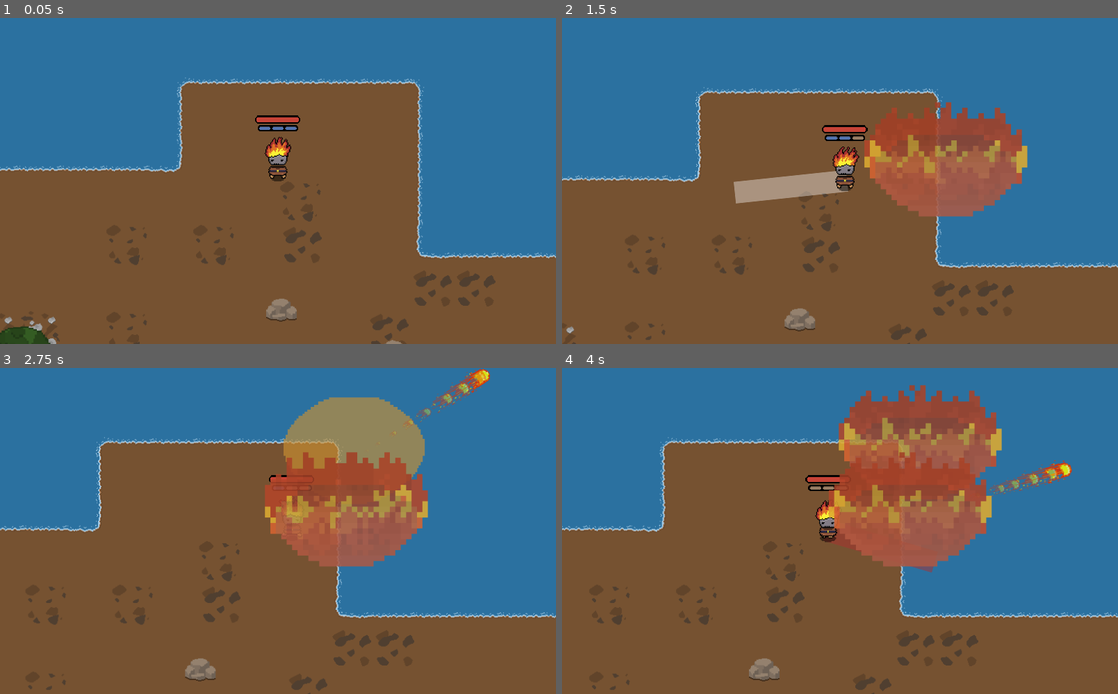
Above: before the commit, frames 1-4 (two rows, left to right).
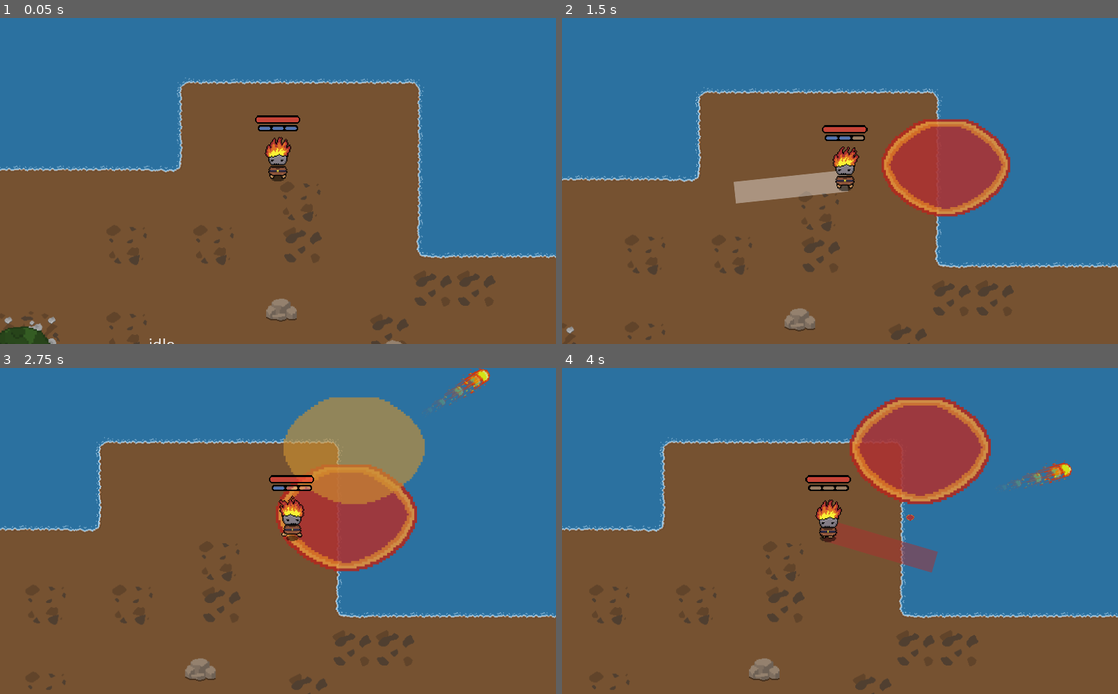
Above: after the commit, the same moments.

Repository: dephiloper/stay-alive
Game: Godot game, scene res://scenes/Game.tscn
Two runs of this game, one before a commit and one after it. Both use one fixed random seed, a clock stepped at 60 frames per second and the inputs below.
Inputs (mouse positions are in pixels of both pictures, inside the frame that each line leads up to):
- Up to frame 1 (0.05 s): no input
- Up to frame 2 (1.5 s): move the mouse to (962, 164) at 0.52 s; hold D (right) 0.53-1.25 s; hold Right mouse button (special) 0.53-1.25 s; click (962, 164) at 0.67 s; drag from (728, 197) to (856, 171) at 1.27 s
- Up to frame 3 (2.75 s): move the mouse to (333, 459) at 2.02 s; hold D (right) from 2.03 s (still down); hold Right mouse button (special) from 2.03 s (still down)
- Up to frame 4 (4 s): release D (right) at 2.75 s; release Right mouse button (special) at 2.75 s; drag from (812, 596) to (906, 511) at 2.77 s; move the mouse to (1006, 579) at 3.52 s; press the mouse at (1006, 579) at 3.53 s; hold A (left) from 3.53 s (still down); right-click (1006, 579) at 3.8 s

The runs differ from the first frame. In frame 1, less than 0.1% of the frame differs, in the area x 26-32%, y 98-100%; in frame 2, 6.8%; in frame 3, 8.1%; in frame 4, 11%, in the area x 48-92%, y 5-61%.

Commit message:
modified blob movement

Diff:
--- a/project.godot
+++ b/project.godot
@@ -65,6 +65,11 @@
 "events": [ Object(InputEventMouseButton,"resource_local_to_scene":false,"resource_name":"","device":0,"alt":false,"shi …(212 unchanged characters)…
  ]
 }
+debug={
+"deadzone": 0.5,
+"events": [ Object(InputEventKey,"resource_local_to_scene":false,"resource_name":"","device":0,"alt":false,"shift":false,"control":false,"meta":false,"command":false,"pressed":false,"scancode":32,"unicode":0,"echo":false,"script":null)
+ ]
+}
 
 [input_devices]
 
--- a/scenes/Blob.tscn
+++ b/scenes/Blob.tscn
@@ -1,9 +1,10 @@
-[gd_scene load_steps=7 format=2]
+[gd_scene load_steps=8 format=2]
 
 [ext_resource path="res://img/blob/enemy1.png" type="Texture" id=1]
 [ext_resource path="res://img/blob/enemy0.png" type="Texture" id=2]
 [ext_resource path="res://img/blob/enemy2.png" type="Texture" id=3]
 [ext_resource path="res://scripts/Blob.gd" type="Script" id=4]
+[ext_resource path="res://img/trees/tree-shadow.png" type="Texture" id=5]
 
 [sub_resource type="SpriteFrames" id=1]
 animations = [ {
@@ -13,22 +14,39 @@
 "speed": 3.0
 } ]
 
-[sub_resource type="CircleShape2D" id=2]
-radius = 17.375
+[sub_resource type="CapsuleShape2D" id=2]
+radius = 23.3572
+height = 12.009
 
 [node name="Blob" type="KinematicBody2D"]
 collision_layer = 2
-collision_mask = 5
+collision_mask = 13
 script = ExtResource( 4 )
 
+[node name="Label" type="Label" parent="."]
+margin_left = -37.0281
+margin_top = -64.7895
+margin_right = 36.9719
+margin_bottom = -39.7895
+text = "charge"
+align = 1
+valign = 1
+__meta__ = {
+"_edit_use_anchors_": false
+}
+
+[node name="Shadow" type="Sprite" parent="."]
+position = Vector2( 0, -20 )
+scale = Vector2( 0.6, 0.6 )
+texture = ExtResource( 5 )
+
 [node name="AnimatedSprite" type="AnimatedSprite" parent="."]
-scale = Vector2( 0.12, 0.12 )
+scale = Vector2( 0.15, 0.15 )
 frames = SubResource( 1 )
-frame = 2
-playing = true
 
 [node name="CollisionShape2D" type="CollisionShape2D" parent="."]
-position = Vector2( 0, 5 )
 shape = SubResource( 2 )
 
 [node name="DamageTween" type="Tween" parent="."]
+
+[node name="JumpTween" type="Tween" parent="."]
--- a/scenes/FireAttack.tscn
+++ b/scenes/FireAttack.tscn
@@ -17,12 +17,25 @@
 radius = 11.5567
 height = 17.1532
 
-[sub_resource type="Curve" id=4]
-_data = [ Vector2( 0, 1 ), 0.0, 0.0, 0, 0, Vector2( 0.869565, 0.190909 ), 0.0, 0.0, 0, 0 ]
+[sub_resource type="Gradient" id=4]
+colors = PoolColorArray( 1, 1, 1, 0.501961, 1, 1, 1, 0 )
 
-[sub_resource type="Gradient" id=3]
-offsets = PoolRealArray( 0.186335, 0.984472 )
-colors = PoolColorArray( 1, 1, 1, 0.501961, 1, 1, 1, 0 )
+[sub_resource type="GradientTexture" id=5]
+gradient = SubResource( 4 )
+
+[sub_resource type="Curve" id=6]
+_data = [ Vector2( 0, 1 ), 0.0, 0.0, 0, 0, Vector2( 1, 0.406818 ), 0.0, 0.0, 0, 0 ]
+
+[sub_resource type="CurveTexture" id=7]
+curve = SubResource( 6 )
+
+[sub_resource type="ParticlesMaterial" id=3]
+flag_disable_z = true
+gravity = Vector3( 0, 0, 0 )
+orbit_velocity = 0.0
+orbit_velocity_random = 0.0
+scale_curve = SubResource( 7 )
+color_ramp = SubResource( 5 )
 
 [node name="FireSpecial" type="KinematicBody2D"]
 collision_layer = 8
@@ -32,7 +45,7 @@
 [node name="AnimatedSprite" type="AnimatedSprite" parent="."]
 modulate = Color( 1, 1, 1, 0.878431 )
 frames = SubResource( 1 )
-frame = 1
+frame = 2
 playing = true
 
 [node name="CollisionShape2D" type="CollisionShape2D" parent="."]
@@ -42,13 +55,10 @@
 
 [node name="VisibilityNotifier2D" type="VisibilityNotifier2D" parent="."]
 
-[node name="Particles2D" type="CPUParticles2D" parent="."]
-emitting = false
-lifetime = 0.8
-speed_scale = 1.5
-randomness = 0.5
+[node name="Particles2D" type="Particles2D" parent="."]
+amount = 4
+lifetime = 0.5
+speed_scale = 2.0
 local_coords = false
+process_material = SubResource( 3 )
 texture = ExtResource( 2 )
-gravity = Vector2( 0, 0 )
-scale_amount_curve = SubResource( 4 )
-color_ramp = SubResource( 3 )
--- a/scenes/FireSpecial.tscn
+++ b/scenes/FireSpecial.tscn
@@ -1,45 +1,51 @@
-[gd_scene load_steps=9 format=2]
+[gd_scene load_steps=5 format=2]
 
 [ext_resource path="res://scripts/FireSpecial.gd" type="Script" id=1]
-[ext_resource path="res://img/attacks/fire-special2.png" type="Texture" id=2]
-[ext_resource path="res://img/attacks/fire-special3.png" type="Texture" id=3]
-[ext_resource path="res://img/attacks/fire-special4.png" type="Texture" id=4]
-[ext_resource path="res://img/attacks/fire-special1.png" type="Texture" id=5]
-[ext_resource path="res://img/attacks/fire-special5.png" type="Texture" id=6]
-
+[ext_resource path="res://img/attacks/fire-special.png" type="Texture" id=2]
 
 [sub_resource type="SpriteFrames" id=1]
 animations = [ {
-"frames": [ ExtResource( 5 ), ExtResource( 2 ), ExtResource( 3 ), ExtResource( 4 ), ExtResource( 6 ) ],
+"frames": [ ExtResource( 2 ) ],
 "loop": true,
 "name": "default",
 "speed": 10.0
 } ]
 
 [sub_resource type="CapsuleShape2D" id=2]
-radius = 86.3105
-height = 88.3234
+radius = 78.3497
+height = 54.6479
 
 [node name="FireSpecial" type="Area2D"]
+collision_layer = 8
+collision_mask = 2
 script = ExtResource( 1 )
 
 [node name="AnimatedSprite" type="AnimatedSprite" parent="."]
 modulate = Color( 1, 1, 1, 0.878431 )
-position = Vector2( 0, -60 )
+z_index = -1
 frames = SubResource( 1 )
-frame = 4
 playing = true
 
 [node name="CollisionShape2D" type="CollisionShape2D" parent="."]
-position = Vector2( 0, -70 )
 rotation = 1.5708
 shape = SubResource( 2 )
 
 [node name="VisibilityNotifier2D" type="VisibilityNotifier2D" parent="."]
-rect = Rect2( -130, -157, 260, 175 )
+rect = Rect2( -100, -75, 200, 150 )
 
-[node name="Timer" type="Timer" parent="."]
-wait_time = 3.0
+[node name="ActiveTimer" type="Timer" parent="."]
+wait_time = 2.0
 one_shot = true
-autostart = true
-[connection signal="timeout" from="Timer" to="." method="_on_Timer_timeout"]
+
+[node name="DamageIntervalTimer" type="Timer" parent="."]
+wait_time = 0.5
+
+[node name="AppearTween" type="Tween" parent="."]
+
+[node name="DisappearTween" type="Tween" parent="."]
+[connection signal="body_entered" from="." to="." method="_on_FireSpecial_body_entered"]
+[connection signal="body_exited" from="." to="." method="_on_FireSpecial_body_exited"]
+[connection signal="timeout" from="ActiveTimer" to="." method="_on_ActiveTimer_timeout"]
+[connection signal="timeout" from="DamageIntervalTimer" to="." method="_on_DamageIntervalTimer_timeout"]
+[connection signal="tween_completed" from="AppearTween" to="." method="_on_AppearTween_tween_completed"]
+[connection signal="tween_completed" from="DisappearTween" to="." method="_on_DisappearTween_tween_completed"]
--- a/scenes/Game.tscn
+++ b/scenes/Game.tscn
@@ -27,6 +27,7 @@
 [ext_resource path="res://img/water/water04.png" type="Texture" id=25]
 [ext_resource path="res://img/buttons/attack.png" type="Texture" id=26]
 [ext_resource path="res://img/water/water00.png" type="Texture" id=27]
+[ext_resource path="res://scenes/Blob.tscn" type="PackedScene" id=28]
 [ext_resource path="res://img/water/water12.png" type="Texture" id=35]
 [ext_resource path="res://img/water/water03.png" type="Texture" id=36]
 [ext_resource path="res://img/water/water02.png" type="Texture" id=37]
@@ -592,14 +593,14 @@
 format = 1
 tile_data = PoolIntArray( -1376272, 18, 0, -1376271, 18, 0, -1376270, 18, 0, -1376269, 18, 0, -1376268, 18, 0, -1376267 …(44036 unchanged characters)…
 
-[node name="SpawnTimer" type="Timer" parent="."]
-wait_time = 3.0
-
 [node name="YSort" type="YSort" parent="."]
 position = Vector2( 1, 0 )
 
 [node name="Player" parent="YSort" instance=ExtResource( 2 )]
 position = Vector2( 510.586, 282.975 )
+
+[node name="Blob" parent="YSort" instance=ExtResource( 28 )]
+position = Vector2( 339.998, 592.915 )
 
 [node name="Tree" parent="YSort" instance=ExtResource( 12 )]
 position = Vector2( -6.06046, 788.4 )
@@ -647,13 +648,12 @@
 position = Vector2( 516.324, 488.565 )
 [connection signal="direction_change" from="UI/MovementJoystick" to="YSort/Player" method="_on_MovementJoystick_direction_change"]
 [connection signal="direction_change" from="UI/AttackJoystick" to="YSort/Player" method="_on_AttackJoystick_direction_change"]
+[connection signal="stick_pressed" from="UI/AttackJoystick" to="UI/SpecialJoystick" method="_on_Neighbor_Joystick_stick_pressed"]
 [connection signal="stick_pressed" from="UI/AttackJoystick" to="YSort/Player" method="_on_AttackJoystick_stick_pressed"]
-[connection signal="stick_pressed" from="UI/AttackJoystick" to="UI/SpecialJoystick" method="_on_Neighbor_Joystick_stick_pressed"]
+[connection signal="stick_released" from="UI/AttackJoystick" to="UI/SpecialJoystick" method="_on_Neighbor_Joystick_stick_released"]
 [connection signal="stick_released" from="UI/AttackJoystick" to="YSort/Player" method="_on_AttackJoystick_stick_released"]
-[connection signal="stick_released" from="UI/AttackJoystick" to="UI/SpecialJoystick" method="_on_Neighbor_Joystick_stick_released"]
 [connection signal="direction_change" from="UI/SpecialJoystick" to="YSort/Player" method="_on_SpecialJoystick_direction_change"]
 [connection signal="stick_pressed" from="UI/SpecialJoystick" to="UI/AttackJoystick" method="_on_Neighbor_Joystick_stick_pressed"]
 [connection signal="stick_pressed" from="UI/SpecialJoystick" to="YSort/Player" method="_on_SpecialJoystick_stick_pressed"]
 [connection signal="stick_released" from="UI/SpecialJoystick" to="UI/AttackJoystick" method="_on_Neighbor_Joystick_stick_released"]
 [connection signal="stick_released" from="UI/SpecialJoystick" to="YSort/Player" method="_on_SpecialJoystick_stick_released"]
-[connection signal="timeout" from="SpawnTimer" to="." method="_on_SpawnTimer_timeout"]
--- /dev/null
+++ b/scenes/HitEffect.tscn
@@ -0,0 +1,47 @@
+[gd_scene load_steps=7 format=2]
+
+[ext_resource path="res://scripts/HitEffect.gd" type="Script" id=1]
+
+[sub_resource type="Gradient" id=2]
+offsets = PoolRealArray( 0.00763359, 1 )
+colors = PoolColorArray( 0.833984, 0.778132, 0.184063, 1, 0.810547, 0.173133, 0.0585747, 1 )
+
+[sub_resource type="GradientTexture" id=3]
+gradient = SubResource( 2 )
+
+[sub_resource type="Curve" id=4]
+_data = [ Vector2( 0, 0.325 ), 0.0, 0.0, 0, 0, Vector2( 0.74026, 1 ), 0.0, 0.0, 0, 0 ]
+
+[sub_resource type="CurveTexture" id=5]
+curve = SubResource( 4 )
+
+[sub_resource type="ParticlesMaterial" id=1]
+lifetime_randomness = 0.76
+emission_shape = 1
+emission_sphere_radius = 5.0
+flag_disable_z = true
+spread = 60.0
+gravity = Vector3( 0, 0, 0 )
+initial_velocity = 90.0
+orbit_velocity = 0.0
+orbit_velocity_random = 0.0
+linear_accel = -60.0
+linear_accel_random = 0.7
+damping = 50.0
+damping_random = 0.69
+scale = 4.0
+scale_curve = SubResource( 5 )
+color_ramp = SubResource( 3 )
+
+[node name="HitEffect" type="Particles2D"]
+amount = 100
+lifetime = 0.35
+speed_scale = 1.5
+explosiveness = 0.73
+randomness = 1.0
+process_material = SubResource( 1 )
+script = ExtResource( 1 )
+
+[node name="Timer" type="Timer" parent="."]
+wait_time = 0.4
+[connection signal="timeout" from="Timer" to="." method="_on_Timer_timeout"]
--- a/scenes/Player.tscn
+++ b/scenes/Player.tscn
@@ -80,7 +80,6 @@
 margin_bottom = -66.0
 rect_scale = Vector2( 0.6, 0.6 )
 value = 50.0
-tint_under = Color( 1, 1, 1, 0.25098 )
 tint_progress = Color( 0.968627, 0.0392157, 0.0392157, 0.501961 )
 
 [node name="StaminaBar" parent="UI" instance=ExtResource( 33 )]
@@ -94,7 +93,6 @@
 rect_pivot_offset = Vector2( 50, 8 )
 value = 33.0
 texture_over = ExtResource( 34 )
-tint_under = Color( 1, 1, 1, 0.25098 )
 tint_progress = Color( 0.0537262, 0.416498, 0.982422, 0.501961 )
 
 [node name="StaminaTimer" type="Timer" parent="."]
--- a/scripts/Blob.gd
+++ b/scripts/Blob.gd
@@ -1,29 +1,110 @@
 extends KinematicBody2D
 
-const SPEED: int = 60
+enum State { IDLE, CHARGE, JUMP, LAND }
+
 const DAMAGE: int = 20
+const AGGRO_TIME: float = 4.0
+
+var _health: float = 200
+var _recently_hit: bool = false
+var _state = State.IDLE
+
+#physics
 var _velocity: Vector2 = Vector2.ZERO
-var _health: float = 40
+var _jump_start: Vector2 = Vector2.ZERO
+var _target: Vector2 = Vector2.ZERO
+
+# jump physics
+const HEIGHT: float = 150.0
+const JUMP_DURATION: float = 0.8
+
+var _gravity: float = 0.0
+var _jump_speed: float = 0.0
+var _time_passed: float = 0.0
+var _last_hit_time: float = 0.0
+var _jumping = false
 
 func hit(damage: int, force: Vector2 = Vector2.ZERO) -> void:
 	if _health - damage > 0:
 		_health -= damage
-		$DamageTween.interpolate_property(self, "scale", Vector2(0.5, 0.5), Vector2(1, 1), 0.5, Tween.TRANS_ELASTIC, Tween.EASE_OUT)
+		$DamageTween.interpolate_property(self, "scale", Vector2(0.7, 0.7), Vector2(1, 1), 0.5, Tween.TRANS_ELASTIC, Tween.EASE_OUT)
 		$DamageTween.interpolate_property($AnimatedSprite, "modulate", Color(0.7, 1, 0.7, 1), Color(1, 1, 1, 1), 0.3, Tween.TRANS_LINEAR, Tween.EASE_OUT)
 		_velocity += force * 12
 		$DamageTween.start()
+		_recently_hit = true
 	else:
 		queue_free()
 
+func _init() -> void:
+	add_to_group("Enemy")
+
+func _idle() -> void:
+	$AnimatedSprite.play("default")
+
+func _charge() -> void:
+	$AnimatedSprite.stop()
+	$AnimatedSprite.frame = 1
+	_gravity = 8 * HEIGHT / (pow(JUMP_DURATION, 2))
+	_jump_speed = sqrt(2 * HEIGHT * _gravity)
+
+func _jump() -> void:
+	$AnimatedSprite.frame = 0
+	$CollisionShape2D.disabled = true
+	var y: float = - 0.5 * _gravity * pow(_time_passed, 2) + _jump_speed * _time_passed
+	var travelled_distance = _time_passed * _target.distance_to(_jump_start) / JUMP_DURATION
+	position = _jump_start + _jump_start.direction_to(_target) * travelled_distance
+	#position.y -= y
+	var accessibility: float = ((1 - y / HEIGHT) + 3) / 4
+	$AnimatedSprite.modulate.a = accessibility
+	$Shadow.scale = Vector2(0.6 * accessibility, 0.6 * accessibility)
+	$AnimatedSprite.position.y = -y
+
+func _land() -> void:
+	$CollisionShape2D.disabled = false
+	position = _target
+	_jump_start = Vector2.ZERO
+
+func _player_in_range() -> bool:
+	return position.distance_to(GameState.player.position) < 200
+
 func _physics_process(delta) -> void:
-	var direction: Vector2 = GameState.player.position - position
-	_velocity += _velocity + direction.normalized() # no good solution imo
-	_velocity = _velocity.normalized()
+	match _state:
+		State.IDLE:
+			_idle()
+			$Label.text = "idle"
+			if _player_in_range() or _recently_hit:
+				_state = State.CHARGE
+				_time_passed = 0
+				_charge()
 
-	var collision = move_and_collide(_velocity * SPEED * delta)
+		State.CHARGE:
+			$Label.text = "charge"
+			if _time_passed >= 1.0:
+				_target = GameState.player.position + GameState.player.move_direction * 20.0
+				_jump_start = position
+				position
+				_state = State.JUMP
+				_time_passed = 0
 
-	if collision:
-		var collider = collision.get_collider()
-		if collider.has_method("hit"):
-			collider.hit(DAMAGE)
-			queue_free()
+		State.JUMP:
+			$Label.text = "jump"
+			_jump()
+			if _time_passed >= JUMP_DURATION:
+				_state = State.LAND
+				_time_passed = 0
+
+		State.LAND:
+			$Label.text = "land"
+			_land()
+			if _time_passed >= 1.0:
+				_state = State.IDLE
+				_time_passed = 0
+
+	_time_passed += delta
+
+	if _recently_hit:
+		_last_hit_time += delta
+
+	if _last_hit_time >= AGGRO_TIME:
+		_recently_hit = false
+		_last_hit_time = 0.0
--- a/scripts/FireAttack.gd
+++ b/scripts/FireAttack.gd
@@ -1,10 +1,13 @@
 extends KinematicBody2D
+
+const DAMAGE: int = 20
+
+var hit_effect_scene = preload("res://scenes/HitEffect.tscn")
 
 var _speed: float
 var _velocity: Vector2 = Vector2.ZERO
 var _direction: Vector2
 var _elapsed_time: float = 0.0
-const DAMAGE: int = 20
 
 func setup(direction: Vector2, speed: float = 400):
 	_velocity = direction.normalized()
@@ -14,7 +17,7 @@
 func _ready() -> void:
 	look_at(global_position + _direction)
 	var angle = rad2deg(_direction.angle_to(Vector2.RIGHT))
-	$Particles2D.angle = angle
+	$Particles2D.process_material.angle = angle
 	$Particles2D.emitting = true
 
 func _process(delta) -> void:
@@ -29,4 +32,8 @@
 		var collider = collision.get_collider()
 		if collider.has_method("hit"):
 			collider.hit(DAMAGE, (collision.position - position).normalized())
+
+		var hit_effect = hit_effect_scene.instance()
+		GameState.global_ysort.add_child(hit_effect)
+		hit_effect.setup(global_position, (collision.normal - _direction).normalized())
 		queue_free()
--- a/scripts/FireSpecial.gd
+++ b/scripts/FireSpecial.gd
@@ -1,20 +1,40 @@
 extends Area2D
 
-const MAX_RADIUS: int = 150
-const DAMAGE: int = 20
+const DAMAGE: int = 5
+var _containing_bodies: Array = []
 
 func _ready() -> void:
-	position.y -= $AnimatedSprite.position.y
+	scale = Vector2(0.2, 0.2)
+	$AppearTween.interpolate_property(self, "scale", scale, Vector2(1.0, 1.0), 0.4, Tween.TRANS_CIRC, Tween.EASE_OUT)
+	$AppearTween.start()
 
-func _process(_delta: float) -> void:
+func _process(delta: float) -> void:
 	if !$VisibilityNotifier2D.is_on_screen():
 		queue_free()
 
-func _on_Timer_timeout() -> void:
+func _on_FireSpecial_body_entered(body) -> void:
+	if body.is_in_group("Enemy"):
+		_containing_bodies.append(body)
+
+func _on_FireSpecial_body_exited(body) -> void:
+	if body.is_in_group("Enemy"):
+		_containing_bodies.erase(body)
+
+func _on_AppearTween_tween_completed(object, key) -> void:
+	$ActiveTimer.start()
+	$DamageIntervalTimer.start()
+
+func _on_DisappearTween_tween_completed(object, key) -> void:
 	queue_free()
 
-func _on_Area2D_body_entered(body):
-	pass # Replace with function body.
+func _on_ActiveTimer_timeout() -> void:
+	$DisappearTween.interpolate_property(self, "scale", Vector2(1.0, 1.0), Vector2(0.0, 0.0), 0.4, Tween.TRANS_BOUNCE, Tween.EASE_OUT)
+	$DisappearTween.start()
 
-func _on_Area2D_body_exited(body):
-	pass # Replace with function body.
+func _on_DamageIntervalTimer_timeout() -> void:
+	if $ActiveTimer.is_stopped():
+		$DamageIntervalTimer.stop()
+	else:
+		for body in _containing_bodies:
+			if body.has_method("hit"):
+				body.hit(DAMAGE)
--- a/scripts/Game.gd
+++ b/scripts/Game.gd
@@ -4,8 +4,3 @@
 
 func _process(_delta: float) -> void:
 	$Camera2D.position = $YSort/Player.position
-
-func _on_SpawnTimer_timeout():
-	var blob: Node2D = blob_scene.instance()
-	blob.position = Vector2(randf() * 1024, randf() * 600)
-	add_child(blob)
--- a/scripts/GameState.gd
+++ b/scripts/GameState.gd
@@ -1,12 +1,11 @@
 extends Node2D
 
-const fire_attack_scene: PackedScene = preload("res://scenes/FireAttack.tscn")
+onready var global_ysort = get_node("/root/Game/YSort")
 
 var player = null
 var screen_width: float
 var screen_height: float
 var is_mobile: bool = true
-
 
 func _init():
 	randomize();
@@ -15,9 +14,6 @@
 func _ready() -> void:
 	screen_width = get_viewport().get_visible_rect().size.x
 	screen_height = get_viewport().get_visible_rect().size.y
-	var attack = fire_attack_scene.instance()
-	attack.position = Vector2(2000, 2000);
-	get_node("/root/Game").add_child(attack)
 
 func register_player(body) -> void:
 	player = body
--- /dev/null
+++ b/scripts/HitEffect.gd
@@ -0,0 +1,13 @@
+extends Particles2D
+
+const HIT_DIRECTION_OFFSET: int = 25
+
+func setup(pos: Vector2, dir: Vector2) -> void:
+	emitting = true
+	one_shot = true
+	global_position = pos - dir * HIT_DIRECTION_OFFSET
+	rotation = dir.angle()
+
+
+func _on_Timer_timeout():
+	queue_free()
--- a/scripts/Player.gd
+++ b/scripts/Player.gd
@@ -6,10 +6,12 @@
 export(PackedScene) var special_scene: PackedScene
 
 const MOVEMENT_SPEED: int = 100
-const ATTACK_SPAWN_DISTANCE_SCALE: int = 20
+const ATTACK_SPAWN_DISTANCE: int = 20
+const SPECIAL_MAX_DISTANCE: int = 150
 
 const MAX_HEALTH: float = 100.0
 const MAX_STAMINA: int = 3
+
 
 # player stats
 var _health: float
@@ -18,7 +20,7 @@
 var _attack_area: Node2D
 var _special_area: Node2D
 
-var _move_direction: Vector2 = Vector2.ZERO
+var move_direction: Vector2 = Vector2.ZERO
 var _prev_move_direction: Vector2 = Vector2.ZERO
 var _attack_direction: Vector2 = Vector2.ZERO
 var _special_direction: Vector2 = Vector2.ZERO
@@ -30,6 +32,7 @@
 
 func _init() -> void:
 	GameState.register_player(self)
+	add_to_group("Player")
 
 func _ready() -> void:
 	$Sprite.play("idle")
@@ -42,10 +45,10 @@
 	add_child(_special_area)
 
 func _physics_process(_delta: float) -> void:
-	move_and_slide(_move_direction * MOVEMENT_SPEED)
-	if _move_direction != _prev_move_direction:
-		_process_animations(_move_direction)
-		_prev_move_direction = _move_direction
+	move_and_slide(move_direction * MOVEMENT_SPEED)
+	if move_direction != _prev_move_direction:
+		_process_animations(move_direction)
+		_prev_move_direction = move_direction
 
 	_process_attack(_attack_area, _attack_direction, _stamina == 0, _attack_pressed and _attack_direction != Vector2.ZERO)
 	_process_attack(_special_area, _special_direction, _stamina == 0, _special_pressed)
@@ -79,7 +82,7 @@
 		$StaminaTimer.start()
 
 func _on_MovementJoystick_direction_change(dir) -> void:
-	_move_direction = dir
+	move_direction = dir
 
 func _on_AttackJoystick_direction_change(dir) -> void:
 	_attack_direction = dir
@@ -107,9 +110,9 @@
 		dir = Vector2.UP
 
 	var attack = attack_scene.instance()
-	attack.position = position + dir.normalized() * ATTACK_SPAWN_DISTANCE_SCALE
+	attack.position = position + dir.normalized() * ATTACK_SPAWN_DISTANCE
 	attack.setup(dir.normalized())
-	get_node("/root/Game/YSort").add_child(attack)
+	GameState.global_ysort.add_child(attack)
 	_change_stamina(_stamina - 1)
 
 func _on_SpecialJoystick_stick_released(dir: Vector2):
@@ -121,6 +124,6 @@
 	if _stamina == 0: return
 
 	var special = special_scene.instance()
-	special.position = position + dir * special.MAX_RADIUS
-	get_node("/root/Game/YSort").add_child(special)
+	special.position = position + dir * SPECIAL_MAX_DISTANCE
+	GameState.global_ysort.add_child(special)
 	_change_stamina(_stamina - 1)
Binary file changed: aseprite/attacks/fire-special.aseprite
Binary file added: img/attacks/fire-special-export.png
Not shown, added: img/attacks/fire-special-export.png.import
Binary file added: img/attacks/fire-special.png
Not shown, added: img/attacks/fire-special.png.import
Not shown: 1 places in scenes/FireAttack.tscn that only renumber resources
Not shown: 1 places in scenes/Game.tscn that only renumber resources
